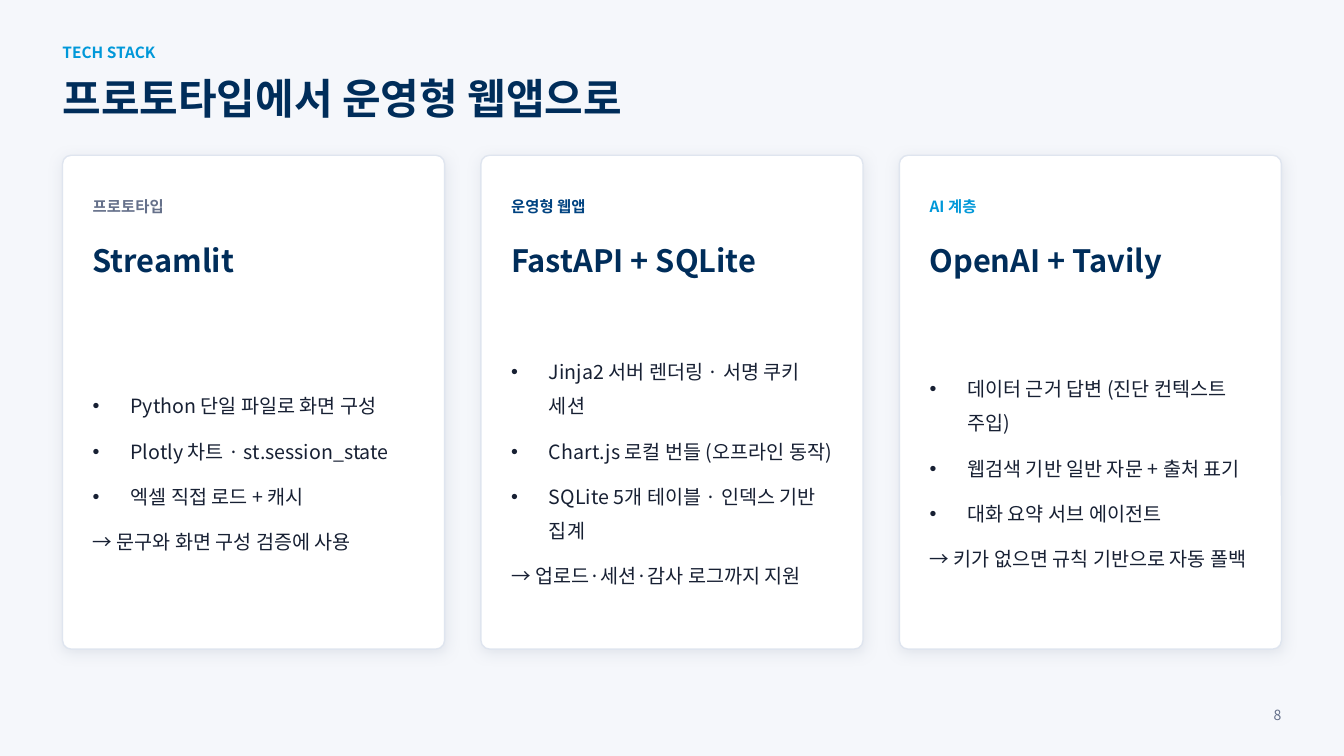
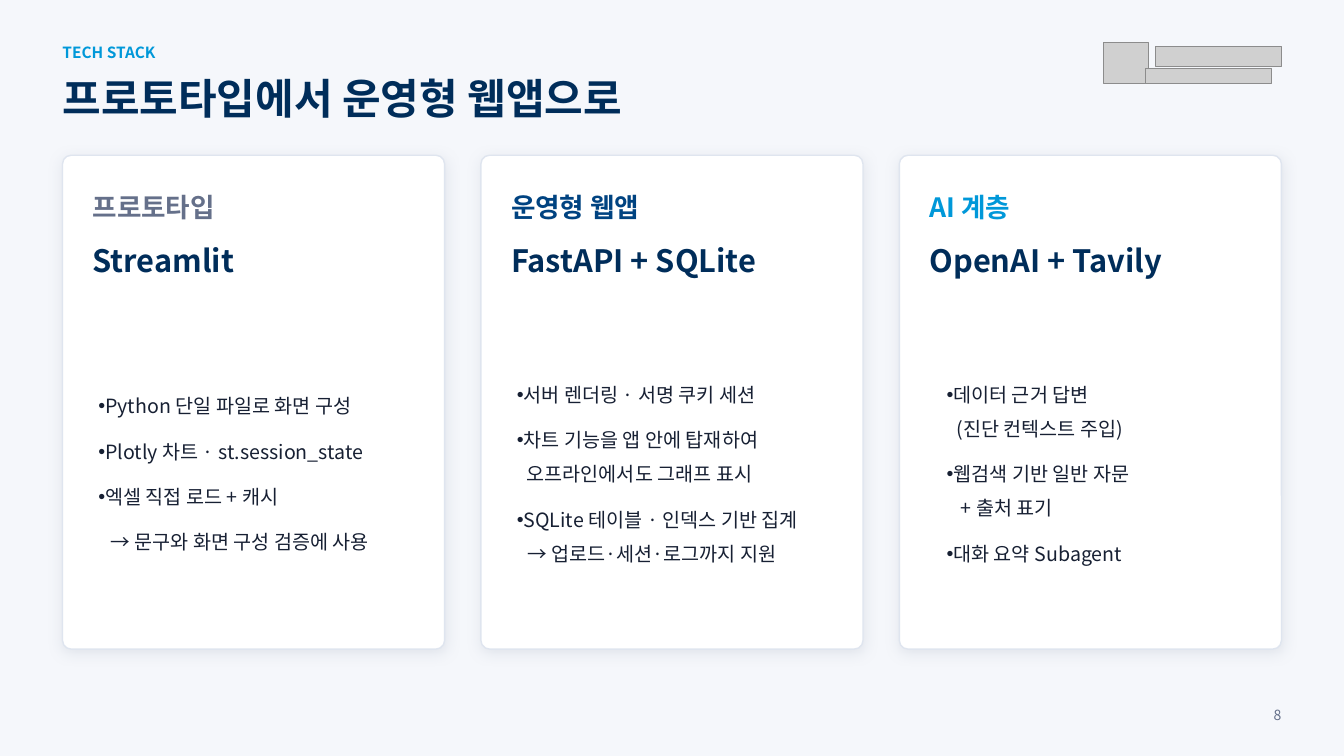
Before and after one commit to frypanegg/AI_PJT, a slide deck: slide 9 of Org_health_diag/docs/2026_조직건강도_AI_Agent_수행결과.pptx. Drawn at 1344x756 pixels with LibreOffice and Linux fonts; fonts in the diff are those of the drawing; grey boxes stand for pictures. Boxes give left, top, right and bottom in pixels: in the first picture for what was removed or moved away, otherwise in the second. Text is boxed around its words. In the diff, an @@ line names an element or a change of style, - is before the commit and + after.

```diff
--- a/Org_health_diag/docs/2026_조직건강도_AI_Agent_수행결과.pptx
+++ b/Org_health_diag/docs/2026_조직건강도_AI_Agent_수행결과.pptx
@@ picture added at (x1=1104, y1=42, x2=1149, y2=84) @@
@@ picture added at (x1=1155, y1=46, x2=1281, y2=66) @@
@@ picture added at (x1=1145, y1=69, x2=1271, y2=84) @@
@@ size 11 to 19 pt in 3 elements at (x1=93, y1=195, x2=215, y2=220), (x1=511, y1=194, x2=639, y2=220), (x1=930, y1=194, x2=1010, y2=220) @@
@@ text "Python 단일 파일로 화면 구성" moved from (x1=117, y1=396, x2=389, y2=551) to (x1=105, y1=396, x2=369, y2=551) @@
@@ text "Python 단일 파일로 화면 구성" at (x1=105, y1=396, x2=369, y2=551): indent changed @@
@@ text at (x1=524, y1=385, x2=798, y2=563): text changed @@
-• Jinja2 서버 렌더링 · 서명 쿠키 세션
-• Chart.js 로컬 번들 (오프라인 동작)
-• SQLite 5개 테이블 · 인덱스 기반 집계
-→ 업로드·세션·감사 로그까지 지원
+• 서버 렌더링 · 서명 쿠키 세션
+• 차트 기능을 앱 안에 탑재하여
+  오프라인에서도 그래프 표시
+• SQLite 테이블 · 인덱스 기반 집계
+  → 업로드·세션·로그까지 지원
@@ text at (x1=953, y1=385, x2=1129, y2=517): indent changed @@
@@ text at (x1=953, y1=544, x2=1123, y2=566): text changed @@
-• 대화 요약 서브 에이전트
-→ 키가 없으면 규칙 기반으로 자동 폴백
+• 대화 요약 Subagent
```
Also in this commit, not shown: 9 other slides changed, 1 slide added, 1 slide removed.
